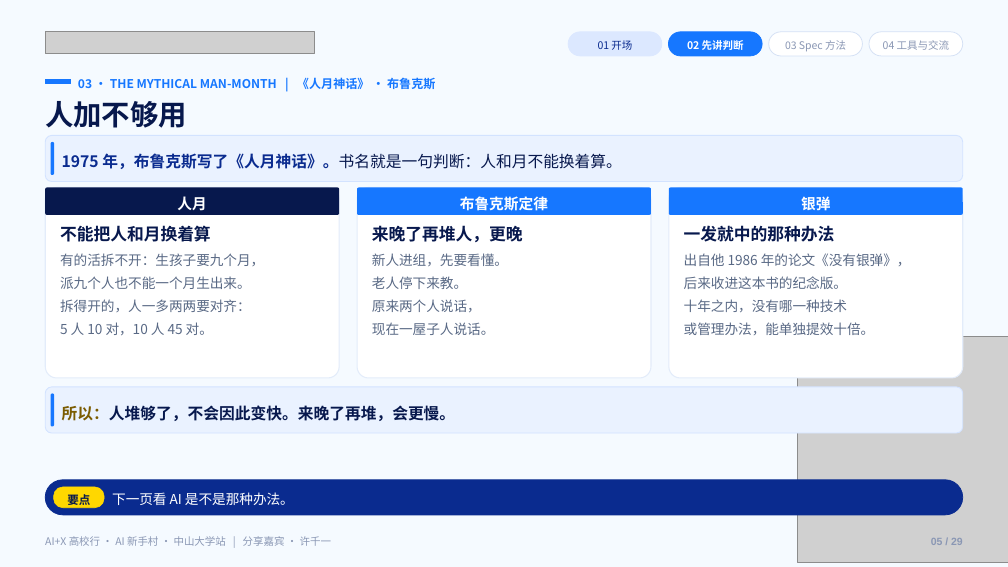
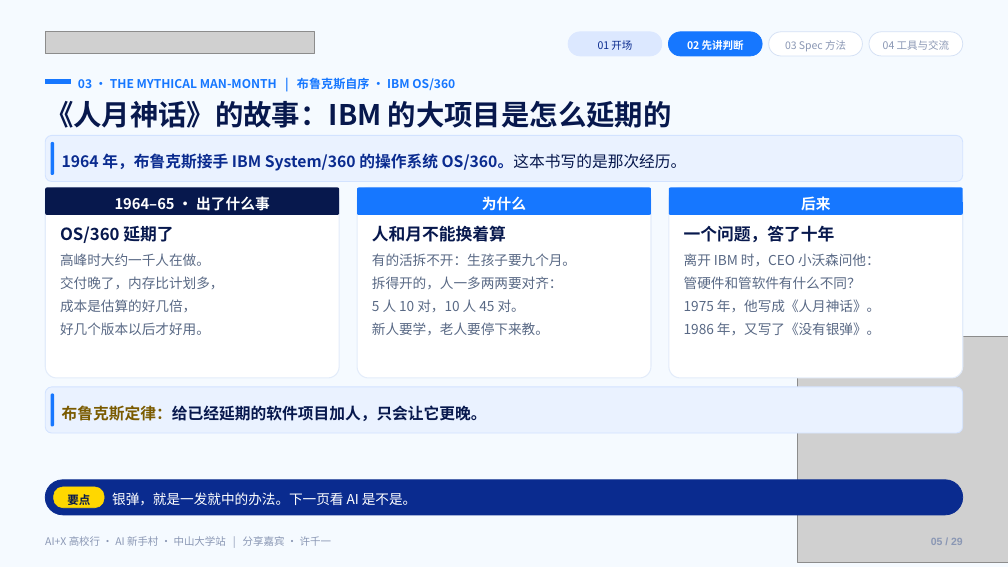
Before and after one commit to Frocir/aix-talk, a slide deck: slide 5 of aix-talk-26pages.pptx. Drawn at 1008x567 pixels with LibreOffice and Linux fonts; fonts in the diff are those of the drawing; grey boxes stand for pictures. Boxes give left, top, right and bottom in pixels: in the first picture for what was removed or moved away, otherwise in the second. Text is boxed around its words. In the diff, an @@ line names an element or a change of style, - is before the commit and + after.

```diff
--- a/aix-talk-26pages.pptx
+++ b/aix-talk-26pages.pptx
@@ text at (78,78,455,90): text changed @@
-03 · THE MYTHICAL MAN-MONTH | 《人月神话》 · 布鲁克斯
+03 · THE MYTHICAL MAN-MONTH | 布鲁克斯自序 · IBM OS/360
@@ text at (45,101,671,128): text changed @@
-人加不够用
+《人月神话》的故事：IBM 的大项目是怎么延期的
@@ text at (62,153,687,171): text changed @@
-1975 年，布鲁克斯写了《人月神话》。书名就是一句判断：人和月不能换着算。
+1964 年，布鲁克斯接手 IBM System/360 的操作系统 OS/360。这本书写的是那次经历。
@@ text at (115,196,270,211): text changed @@
-人月
+1964–65 · 出了什么事
@@ text at (482,196,526,211): text changed @@
-布鲁克斯定律
+为什么
@@ text at (801,196,830,211): text changed @@
-银弹
+后来
@@ text at (60,226,173,243): text changed @@
-不能把人和月换着算
+OS/360 延期了
@@ text at (372,225,506,242): text changed @@
-来晚了再堆人，更晚
+人和月不能换着算
@@ text at (684,225,835,242): text changed @@
-一发就中的那种办法
+一个问题，答了十年
@@ text at (60,253,223,335): text changed @@
-有的活拆不开：生孩子要九个月，
-派九个人也不能一个月生出来。
-拆得开的，人一多两两要对齐：
-5 人 10 对，10 人 45 对。
+高峰时大约一千人在做。
+交付晚了，内存比计划多，
+成本是估算的好几倍，
+好几个版本以后才好用。
@@ text at (372,253,576,335): text changed @@
-新人进组，先要看懂。
-老人停下来教。
-原来两个人说话，
-现在一屋子人说话。
+有的活拆不开：生孩子要九个月。
+拆得开的，人一多两两要对齐：
+5 人 10 对，10 人 45 对。
+新人要学，老人要停下来教。
@@ text at (684,253,880,335): text changed @@
-出自他 1986 年的论文《没有银弹》，
-后来收进这本书的纪念版。
-十年之内，没有哪一种技术
-或管理办法，能单独提效十倍。
+离开 IBM 时，CEO 小沃森问他：
+管硬件和管软件有什么不同？
+1975 年，他写成《人月神话》。
+1986 年，又写了《没有银弹》。
@@ text at (62,405,487,421): text changed @@
-所以：人堆够了，不会因此变快。来晚了再堆，会更慢。
+布鲁克斯定律：给已经延期的软件项目加人，只会让它更晚。
@@ text at (112,492,416,506): text changed @@
-下一页看 AI 是不是那种办法。
+银弹，就是一发就中的办法。下一页看 AI 是不是。
```
Also in this commit, not shown: 2 other files.
